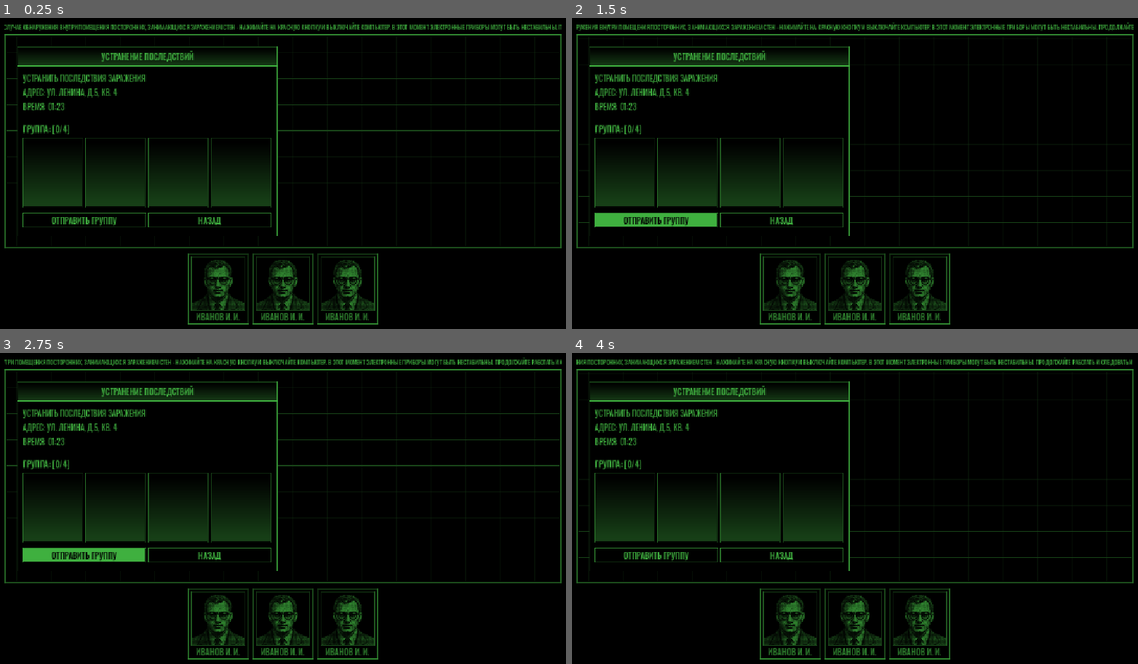
Above: before the commit, frames 1-4 (two rows, left to right).
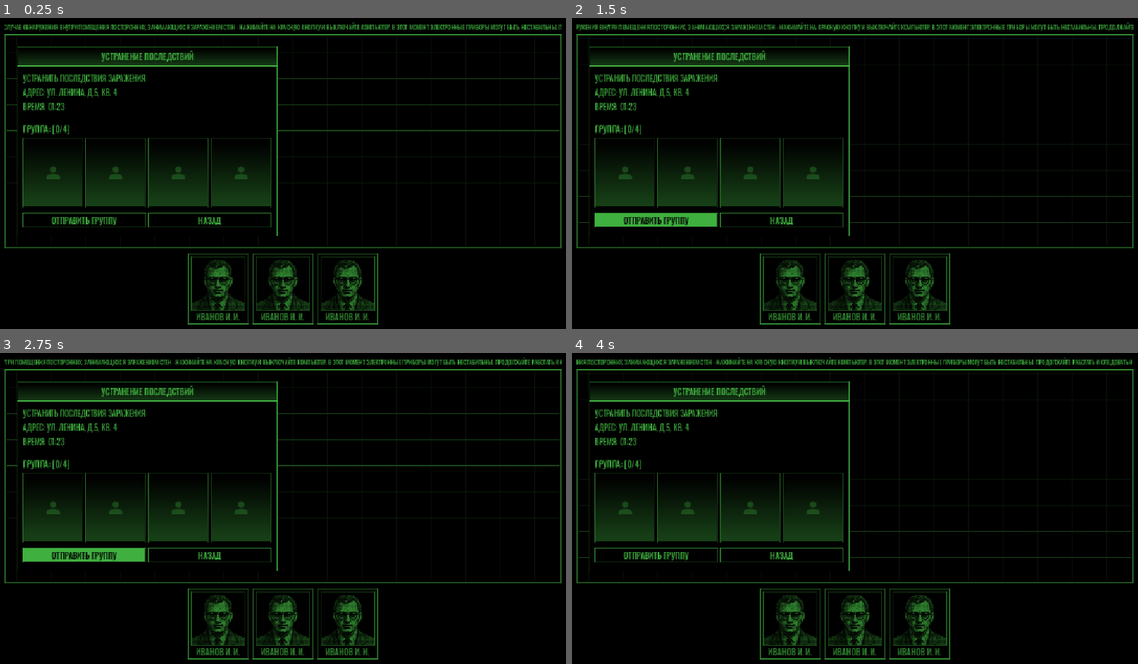
Above: after the commit, the same moments.

Repository: Scrawach/o41-call
Game: Godot game, scene res://characters/ui/mission_monitor_ui.tscn
Two runs of this game, one before a commit and one after it. Both use one fixed random seed, a clock stepped at 60 frames per second and the inputs below. This scene is started directly instead of the project's main scene.
Inputs (mouse positions are in pixels of both pictures, inside the frame that each line leads up to):
- Up to frame 1 (0.25 s): no input
- Up to frame 2 (1.5 s): click (656, 220) at 0.52 s; click (656, 220) at 1.27 s
- Up to frame 3 (2.75 s): click (84, 555) at 2.02 s
- Up to frame 4 (4 s): move the mouse to (985, 492) at 2.77 s; hold Right mouse button (back) 2.78-3.53 s; move the mouse to (736, 527) at 3.52 s; click (736, 527) at 3.6 s

The runs differ from the first frame. In frame 1, 0.2% of the frame differs, in the area x 8-44%, y 47-52%; in frame 2, 0.2%; in frame 3, 0.2%; in frame 4, 0.2%.

Commit message:
feat: add person icon into character card socket

Diff:
--- /dev/null
+++ b/src/characters/assets/icons/person-32px.svg
@@ -0,0 +1 @@
+<svg xmlns="http://www.w3.org/2000/svg" height="40px" viewBox="0 -960 960 960" width="40px" fill="#FFFFFF"><path d="M372.42-522.4Q330-564.8 330-629.99q0-65.18 42.4-107.59Q414.8-780 479.99-780q65.18 0 107.59 42.4Q630-695.2 630-630.01q0 65.18-42.4 107.59Q545.2-480 480.01-480q-65.18 0-107.59-42.4ZM166-168.67v-96q0-36.16 18.08-62.83 18.09-26.67 47.36-40.61 64.56-29.56 125.64-44.64 61.09-15.08 122.92-15.08t122.58 15.25Q663.33-397.33 728-368q29.83 13.83 47.92 40.55Q794-300.73 794-264.51v95.84H166Z"/></svg>
--- /dev/null
+++ b/src/characters/assets/portraits/person_32px.svg
@@ -0,0 +1 @@
+<svg xmlns="http://www.w3.org/2000/svg" height="40px" viewBox="0 -960 960 960" width="40px" fill="#FFFFFF"><path d="M370.33-524.33Q326.67-568 326.67-634t43.66-109.67Q414-787.33 480-787.33t109.67 43.66Q633.33-700 633.33-634t-43.66 109.67Q546-480.67 480-480.67t-109.67-43.66ZM160-160v-100q0-36.67 18.5-64.17T226.67-366q65.33-30.33 127.66-45.5 62.34-15.17 125.67-15.17t125.33 15.5q62 15.5 127.34 45.17 30.33 14.33 48.83 41.83T800-260v100H160Zm66.67-66.67h506.66V-260q0-14.33-8.16-27-8.17-12.67-20.5-19-60.67-29.67-114.34-41.83Q536.67-360 480-360t-111 12.17Q314.67-335.67 254.67-306q-12.34 6.33-20.17 19-7.83 12.67-7.83 27v33.33Zm315.16-345.5Q566.67-597 566.67-634t-24.84-61.83Q517-720.67 480-720.67t-61.83 24.84Q393.33-671 393.33-634t24.84 61.83Q443-547.33 480-547.33t61.83-24.84ZM480-634Zm0 407.33Z"/></svg>
--- a/src/characters/ui/character_card_socket.tscn
+++ b/src/characters/ui/character_card_socket.tscn
@@ -2,6 +2,7 @@
 
 [ext_resource type="Theme" uid="uid://cssn1p1dxinea" path="res://characters/ui/monitor_theme.tres" id="1_g82xd"]
 [ext_resource type="Texture2D" uid="uid://bl5nh1c757502" path="res://characters/assets/gradients/down-top-gradient.tres" id="1_jdneq"]
+[ext_resource type="Texture2D" uid="uid://baqgaht7gt4ou" path="res://characters/assets/icons/person-32px.svg" id="3_awecn"]
 
 [sub_resource type="StyleBoxEmpty" id="StyleBoxEmpty_dgfsc"]
 
@@ -22,3 +23,11 @@
 layout_mode = 2
 texture = ExtResource("1_jdneq")
 expand_mode = 1
+
+[node name="CenterContainer" type="CenterContainer" parent="." unique_id=672406802]
+layout_mode = 2
+
+[node name="TextureRect" type="TextureRect" parent="CenterContainer" unique_id=1982315061]
+modulate = Color(1, 1, 1, 0.39215687)
+layout_mode = 2
+texture = ExtResource("3_awecn")
Not shown, added: src/characters/assets/icons/person-32px.svg.import
Not shown, added: src/characters/assets/portraits/person_32px.svg.import
